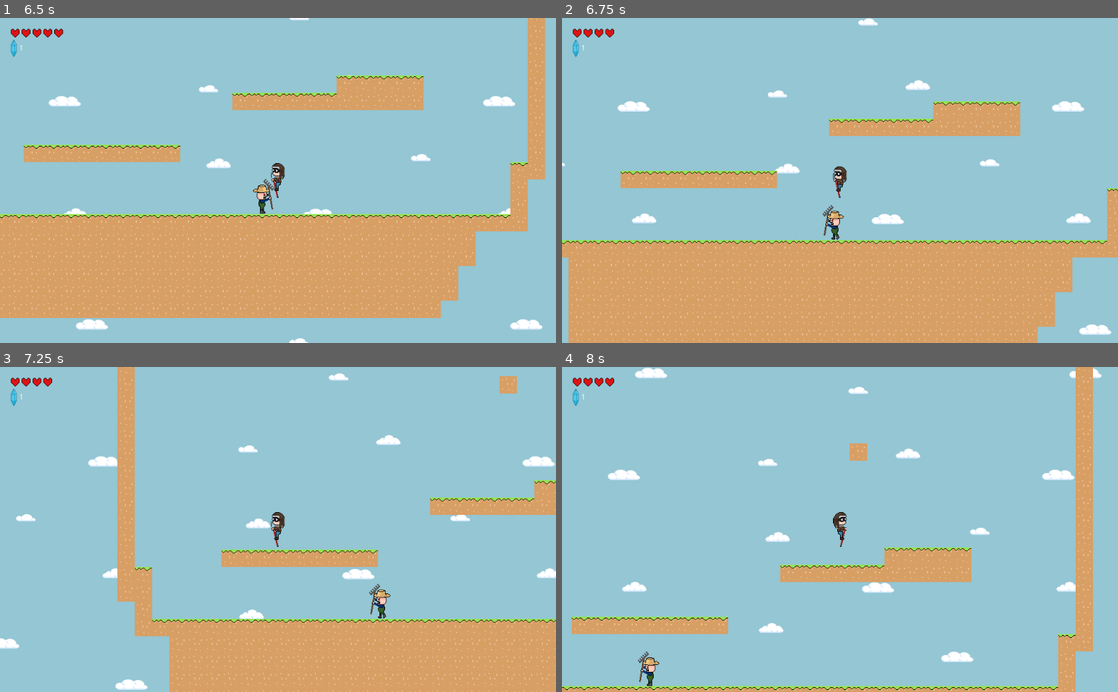
Above: before the commit, frames 1-4 (two rows, left to right).
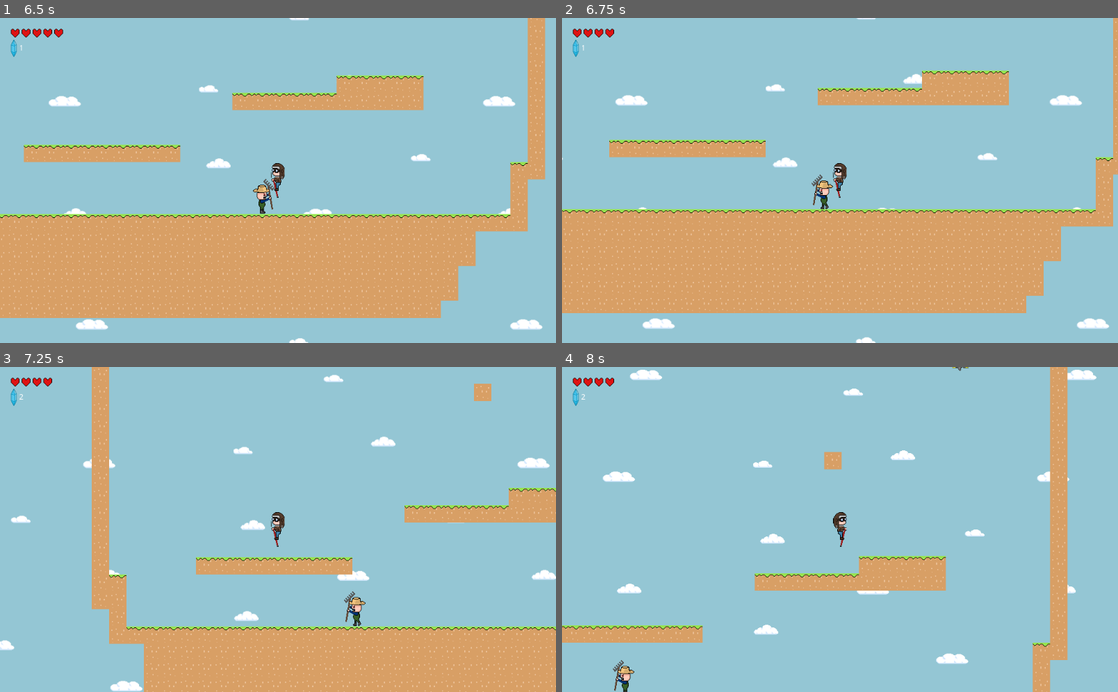
Above: after the commit, the same moments.

Repository: Tiggles/Github-Gameoff-2019
Game: Godot game, scene res://Main.tscn
The game is run twice, just before and just after one commit, with the same random seed, the same clock (stepped at 60 frames per second) and the same inputs.
Inputs:
- Up to frame 1 (6.5 s): hold Right (ui_right) 0.53-2.03 s; hold Left (ui_left) 2.03-2.78 s; hold Right (ui_right) 2.78-4.28 s; hold Left (ui_left) 4.28-5.03 s; hold Right (ui_right) 5.03-5.78 s; hold Left (ui_left) from 5.78 s (still down)
- Up to frame 2 (6.75 s): keep holding Left (ui_left)
- Up to frame 3 (7.25 s): keep holding Left (ui_left)
- Up to frame 4 (8 s): release Left (ui_left) at 7.28 s; hold Right (ui_right) from 7.28 s (still down)

Frame 1 is identical in both runs. In frame 2, 31% of the frame differs, in the area x 0-100%, y 0-100%; in frame 3, 15%; in frame 4, 15%.

Commit message:
Fixes #4
Throw player back on collision with enemy

Diff:
--- a/GGGG/Player.gd
+++ b/GGGG/Player.gd
@@ -103,12 +103,16 @@
 				$AnimationPlayer.play("ground_collision")
 
 
-func got_rectd():
+func got_rectd(leftOfEnemy: bool):
 	if can_take_damage and health > 0:
 		health -= 1
 		$DamageCountDown.start(-1)
 		emit_signal("damage_taken", health)
 		can_take_damage = false
+		if leftOfEnemy:
+			velocity = Vector2(-800, 80)
+		else:
+			velocity = Vector2(800, 80)
 
 func collected_gem():
 	gem_count += 1
@@ -126,13 +130,16 @@
 
 func _on_TopField_body_entered(body):
 	if body is EnemyFarmer:
-		got_rectd()
+		pass
 
 
 func _on_BodyField_body_entered(body):
-	pass # Replace with function body.
+	if body is EnemyFarmer:
+		got_rectd(self.position.x < body.position.x)
+		print("body")
 
 
 func _on_PogoStickField_body_entered(body):
 	if body is EnemyFarmer:
+		print("pogo")
 		collected_gem()
--- a/GGGG/Player.tscn
+++ b/GGGG/Player.tscn
@@ -23,11 +23,11 @@
 "values": [ 0, 1, 2, 0 ]
 }
 
-[sub_resource type="CircleShape2D" id=6]
-radius = 1.61388
+[sub_resource type="CircleShape2D" id=3]
+radius = 6.51373
 
 [sub_resource type="RectangleShape2D" id=4]
-extents = Vector2( 15.5814, 28.7386 )
+extents = Vector2( 12.3678, 22.9998 )
 
 [sub_resource type="RectangleShape2D" id=5]
 extents = Vector2( 10.948, 3.44076 )
@@ -52,18 +52,21 @@
 [node name="PogoStickField" type="Area2D" parent="."]
 
 [node name="CollisionShape2D" type="CollisionShape2D" parent="PogoStickField"]
-position = Vector2( 0.979839, 31.1821 )
-shape = SubResource( 6 )
+position = Vector2( 0.979839, 26.2765 )
+shape = SubResource( 3 )
 
 [node name="BodyField" type="Area2D" parent="."]
+visible = false
 
 [node name="CollisionShape2D" type="CollisionShape2D" parent="BodyField"]
-position = Vector2( 0.30892, 2.58331 )
+position = Vector2( 0.30892, -3.45433 )
 shape = SubResource( 4 )
 
 [node name="TopField" type="Area2D" parent="."]
+visible = false
 
 [node name="CollisionShape2D" type="CollisionShape2D" parent="TopField"]
+visible = false
 position = Vector2( 0.330551, -29.5506 )
 shape = SubResource( 5 )
 [connection signal="timeout" from="DamageCountDown" to="." method="_on_DamageCountDown_timeout"]
